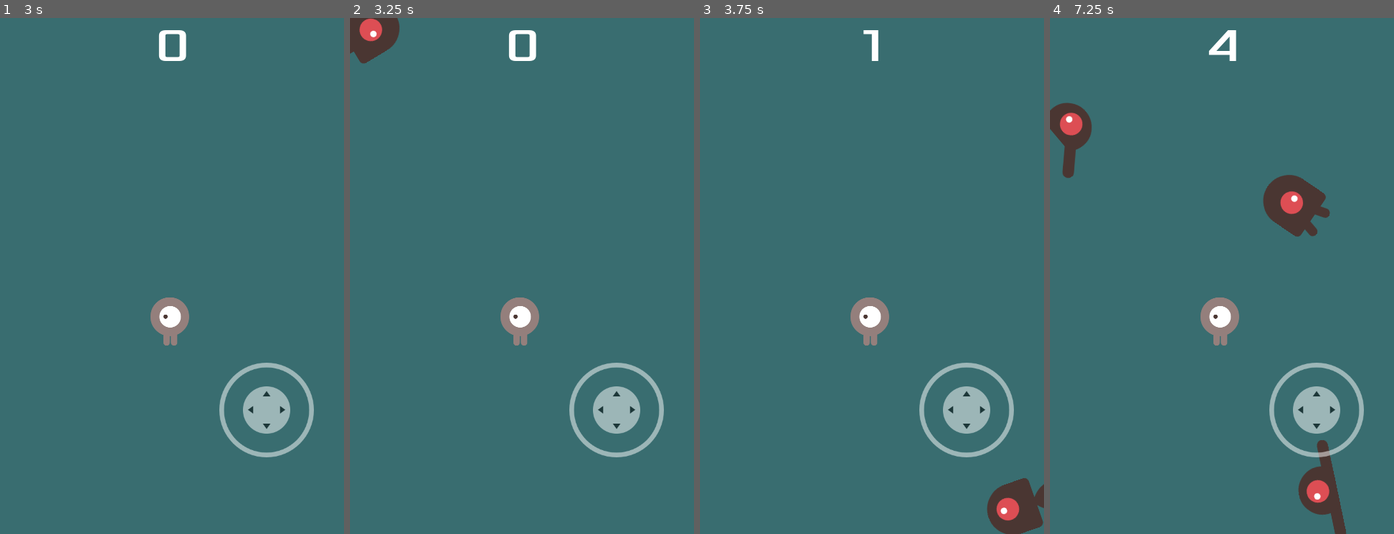
Above: before the commit, frames 1-4 (left to right).
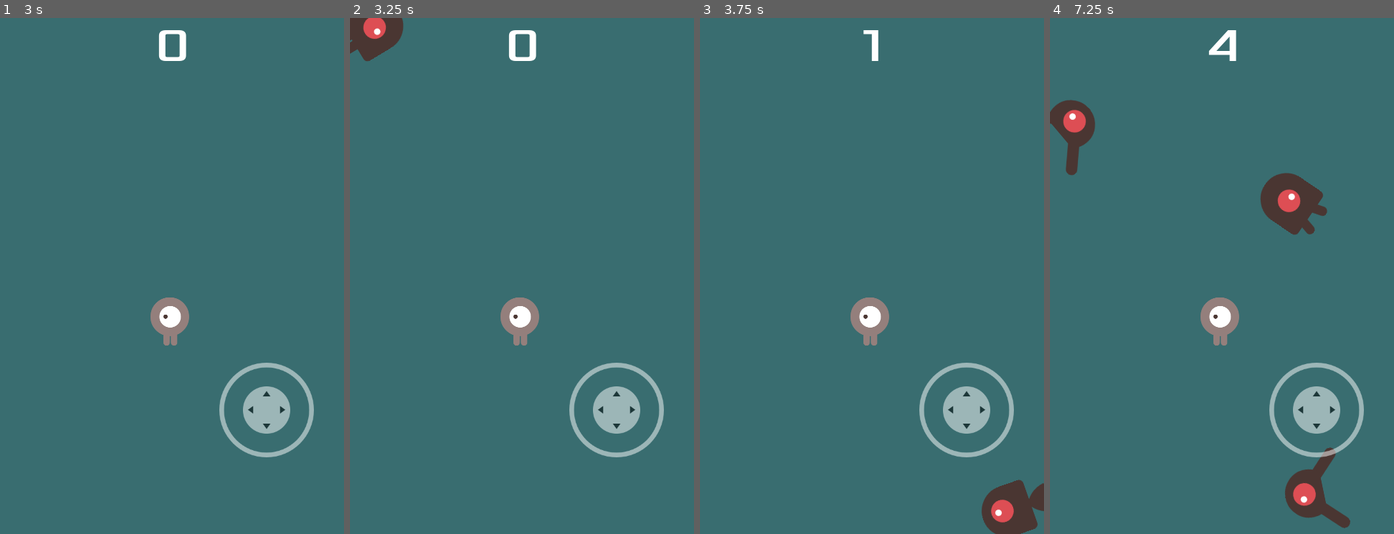
Above: after the commit, the same moments.

Repository: Daniel-Cop/dodge_creeps
Game: Godot game, scene res://main.tscn
Same seed, same stepped clock (60 frames per second), same inputs: the game is played once before the commit and once after it.
Inputs (mouse positions are in pixels of both pictures, inside the frame that each line leads up to):
- Up to frame 1 (3 s): click "Start" at 0.5 s; click (264, 410) at 1.25 s; tap Enter at 2 s; move the mouse to (247, 250) at 2.02 s; hold Right (move_right) 2.03-2.75 s; click (247, 250) at 2.17 s; drag from (103, 301) to (154, 379) at 2.77 s
- Up to frame 2 (3.25 s): no input
- Up to frame 3 (3.75 s): move the mouse to (906, 162) at 3.52 s; hold Right (move_right) from 3.53 s (still down); click (906, 162) at 3.67 s
- Up to frame 4 (7.25 s): release Right (move_right) at 4.25 s; drag from (1204, 379) to (1118, 198) at 4.27 s; move the mouse to (1325, 353) at 5.02 s; hold Left (move_left) 5.03-5.75 s; click (1325, 353) at 5.17 s; drag from (1118, 198) to (1218, 322) at 5.77 s; move the mouse to (1239, 276) at 6.52 s; hold Down (move_down) from 6.53 s (still down); click (1239, 276) at 6.67 s

Frame 1 is identical in both runs. In frame 2, 0.3% of the frame differs, in the area x 0-16%, y 0-9%; in frame 3, 0.5%; in frame 4, 2.0%, in the area x 0-88%, y 15-100%.

Commit message:
start button at touch

Diff:
--- a/hud.gd
+++ b/hud.gd
@@ -31,3 +31,9 @@
 
 func _on_message_timer_timeout() -> void:
 	$Message.hide()
+
+
+func _on_touch_screen_button_pressed() -> void:
+	$StartButton.hide()
+	$TouchScreenButton.hide()
+	start_game.emit()
--- a/hud.tscn
+++ b/hud.tscn
@@ -8,6 +8,9 @@
 
 [sub_resource type="Shortcut" id="Shortcut_lc8dp"]
 events = [SubResource("InputEventAction_ds3tm")]
+
+[sub_resource type="RectangleShape2D" id="RectangleShape2D_rmttj"]
+size = Vector2(200, 100)
 
 [node name="HUD" type="CanvasLayer"]
 script = ExtResource("1_cpp30")
@@ -68,5 +71,11 @@
 wait_time = 2.0
 one_shot = true
 
+[node name="TouchScreenButton" type="TouchScreenButton" parent="."]
+position = Vector2(241, 551)
+shape = SubResource("RectangleShape2D_rmttj")
+action = "start_game"
+
 [connection signal="pressed" from="StartButton" to="." method="_on_start_button_pressed"]
 [connection signal="timeout" from="MessageTimer" to="." method="_on_message_timer_timeout"]
+[connection signal="pressed" from="TouchScreenButton" to="." method="_on_touch_screen_button_pressed"]
--- a/project.godot
+++ b/project.godot
@@ -56,6 +56,7 @@
 [input_devices]
 
 pointing/emulate_touch_from_mouse=true
+pointing/emulate_mouse_from_touch=false
 
 [rendering]
 
Not shown: 1 places in hud.tscn that only renumber resources
